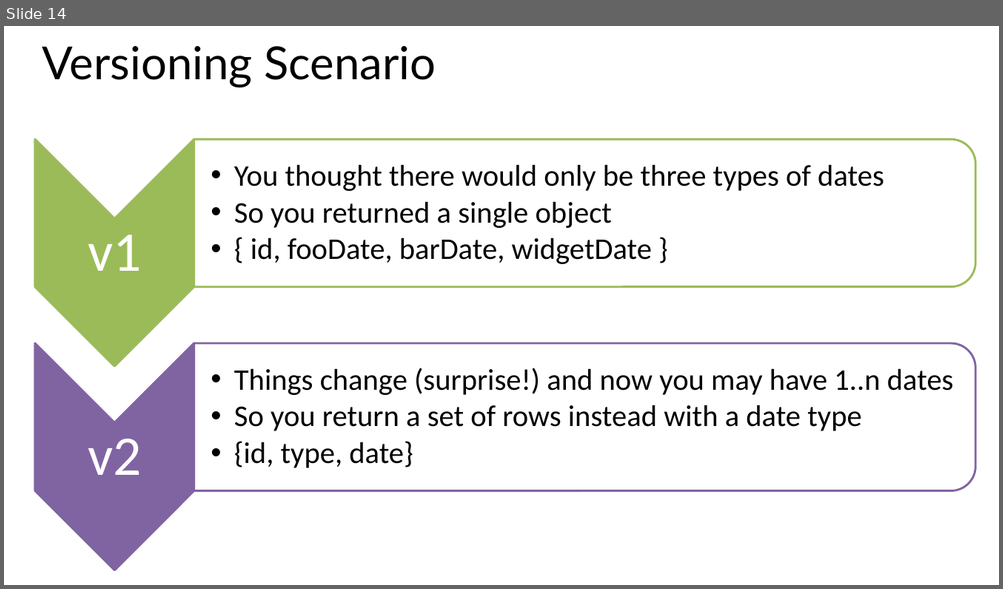
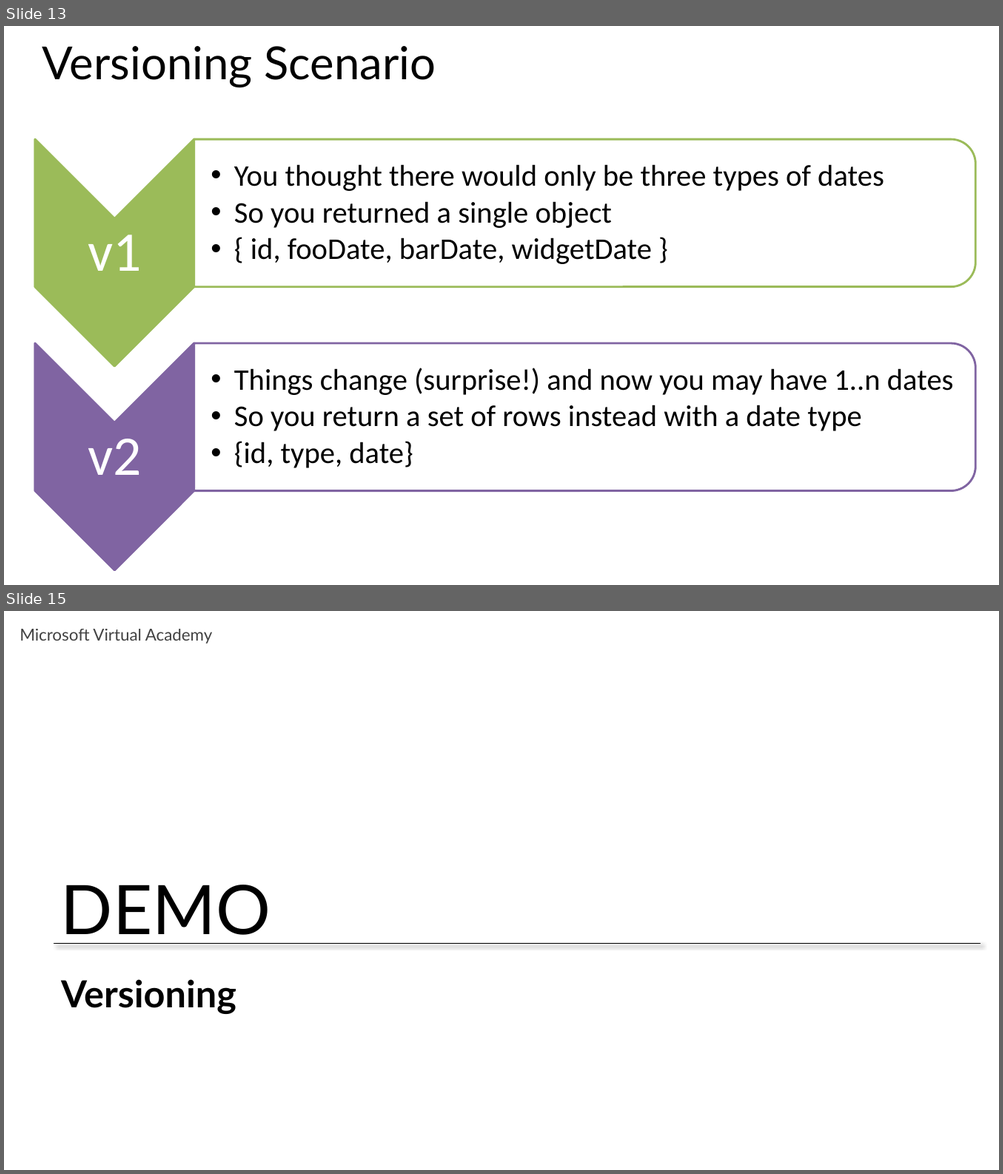
Before and after one commit to HydAu/GeekTrainer_WebAPI, a slide deck: Slides/Module 6 - Web API Advanced Design.pptx. Shown one above the other, each under a label of ours: slide 14 before the commit, slides 13 and 15 after it; the slides between them are not shown. The pictures are 1003x589 and 1003x1174 pixels, drawn with LibreOffice and Linux fonts; fonts in the diff are those of the drawing. Boxes give left, top, right and bottom in pixels: in the first picture for what was removed or moved away, otherwise in the second. Text is boxed around its words. In the diff, an @@ line names an element or a change of style, - is before the commit and + after.

Commit message:
Add versioning slides and demo
Versioning

```diff
--- a/Slides/Module 6 - Web API Advanced Design.pptx
+++ b/Slides/Module 6 - Web API Advanced Design.pptx
@@ slide 15 added at <box>4,611,999,1170</box>, background #FFFFFF @@
@@ text added at <box>20,629,212,644</box>, 16 pt, text #404040 @@
+Microsoft Virtual Academy
@@ text added at <box>61,885,270,944</box>, 66 pt, text #000000 @@
+DEMO
@@ line added from (54, 944) to (981, 944), #000000 0.75 pt @@
@@ title added at <box>61,980,236,1014</box>, 36 pt, text #000000, bold @@
+Versioning
@@ what was slide 14 is now slide 13 @@
```
Also in this commit, not shown: 1 slide changed, 10 other files.
